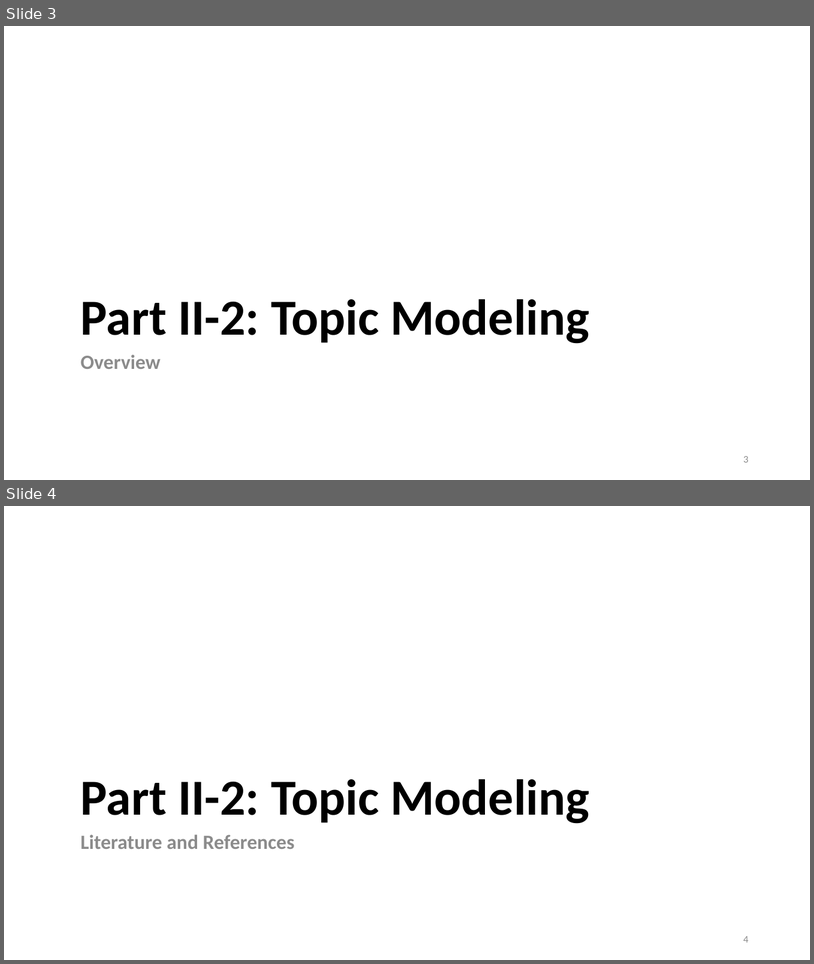
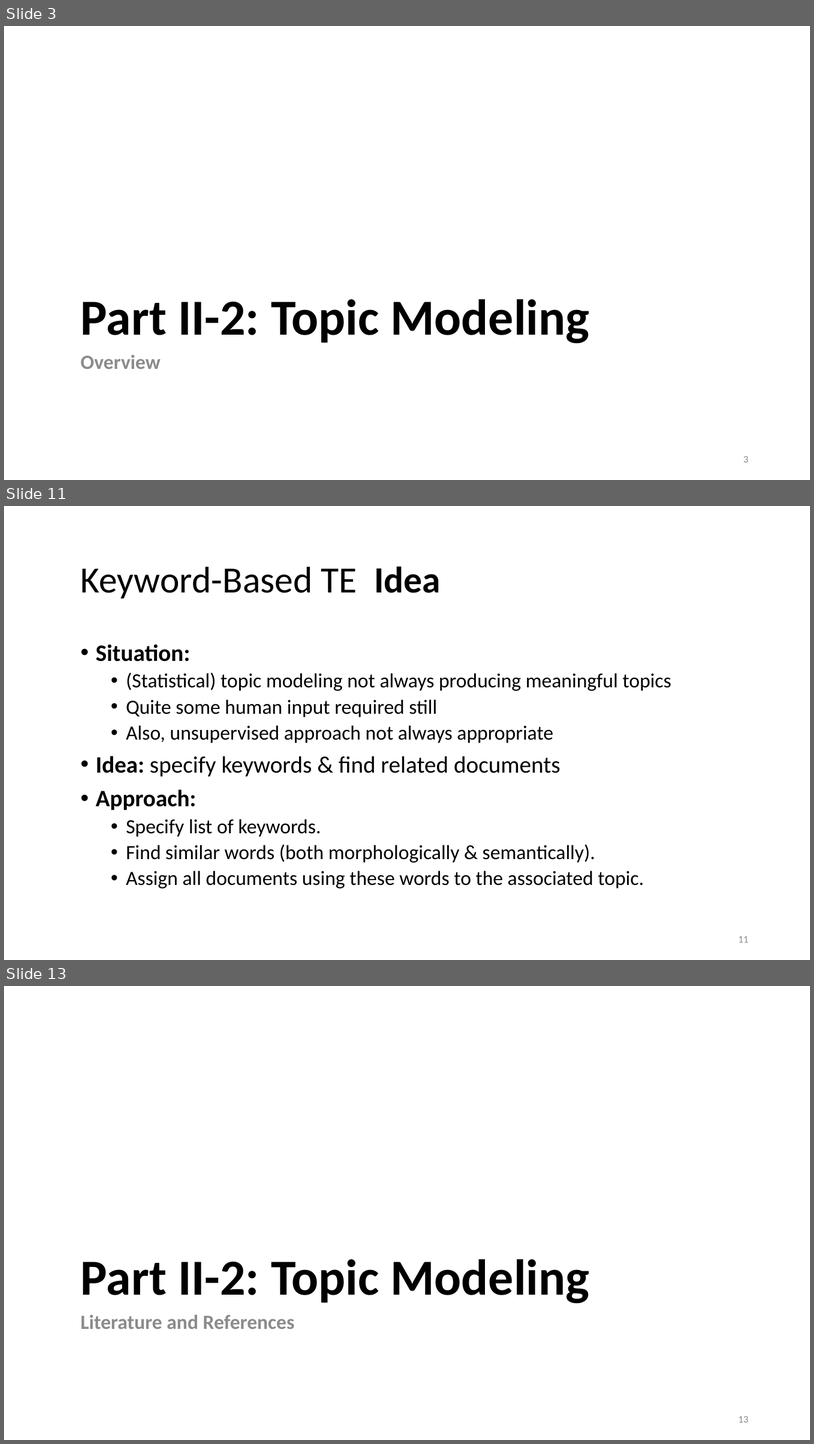
Before and after one commit to lisa-wm/consulting, a slide deck: 5_seminar/Contents_Part_02/slides/slides_II_2.pptx. Shown one above the other, each under a label of ours: slides 3 and 4 before the commit, slides 3, 11 and 13 after it; the slides between them are not shown. The pictures are 814x964 and 814x1444 pixels, drawn with LibreOffice and Linux fonts; fonts in the diff are those of the drawing. Boxes give left, top, right and bottom in pixels: in the first picture for what was removed or moved away, otherwise in the second. Text is boxed around its words. In the diff, an @@ line names an element or a change of style, - is before the commit and + after.

```diff
--- a/5_seminar/Contents_Part_02/slides/slides_II_2.pptx
+++ b/5_seminar/Contents_Part_02/slides/slides_II_2.pptx
@@ slide 11 added at (4, 506, 810, 960), background #FFFFFF @@
@@ title added at (81, 566, 441, 598), 44 pt, text #000000 @@
+Keyword-Based TE Idea
@@ text added at (96, 644, 671, 888), 24 pt, text #000000 @@
+• Situation:
+  • (Statistical) topic modeling not always producing meaningful topics
+  • Quite some human input required still
+  • Also, unsupervised approach not always appropriate
+• Idea: specify keywords & find related documents
+• Approach:
+  • Specify list of keywords.
+  • Find similar words (both morphologically & semantically).
+  • Assign all documents using these words to the associated topic.
@@ page number added at (738, 936, 749, 942), 12 pt, text #8C8C8C @@
+11
@@ what was slide 4 is now slide 13 @@
@@ page number at (738, 1416, 749, 1422): text changed @@
-4
+13
```
Also in this commit, not shown: 1 slide changed, 8 other slides added, 5 other files.
